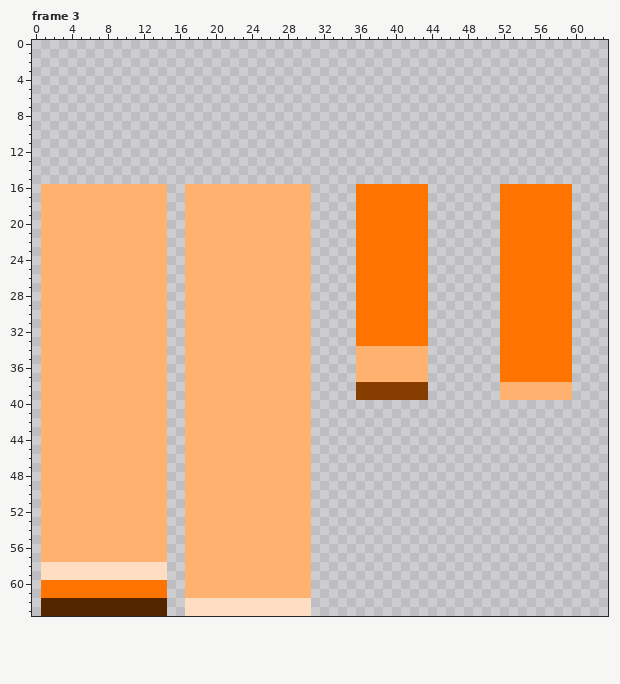
File history of a pixel-art file, data/piano64.aseprite. This is how it looked before the edit.
64x64 pixels, 7 frames. Shown: frame 3. The commit also changed other frames, which this record leaves out.
The result:
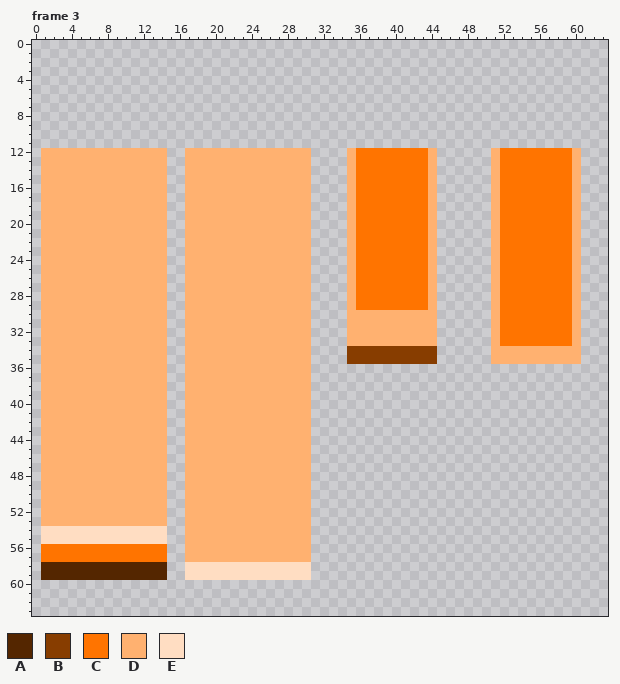
Palette (. is transparent): A #542600  B #873d00  C #ff7400  D #ffb170  E #ffddc2
The exact change:
Frame 3:
y 12..15: x 1..14 .............. -> DDDDDDDDDDDDDD; x 17..30 .............. -> DDDDDDDDDDDDDD; x 35..44 .......... -> DCCCCCCCCD; x 51..60 .......... -> DCCCCCCCCD
y 16..29: x 35 . -> D; x 44 . -> D; x 51 . -> D; x 60 . -> D
y 30..33: x 35..44 .CCCCCCCC. -> DDDDDDDDDD; x 51 . -> D; x 60 . -> D
y 34..35: x 35..44 .DDDDDDDD. -> BBBBBBBBBB; x 51..60 .CCCCCCCC. -> DDDDDDDDDD
y 36..37: x 36..43 DDDDDDDD -> ........; x 52..59 CCCCCCCC -> ........
y 38..39: x 36..43 BBBBBBBB -> ........; x 52..59 DDDDDDDD -> ........
y 54..55: x 1..14 DDDDDDDDDDDDDD -> EEEEEEEEEEEEEE
y 56..57: x 1..14 DDDDDDDDDDDDDD -> CCCCCCCCCCCCCC
y 58..59: x 1..14 EEEEEEEEEEEEEE -> AAAAAAAAAAAAAA; x 17..30 DDDDDDDDDDDDDD -> EEEEEEEEEEEEEE
y 60..61: x 1..14 CCCCCCCCCCCCCC -> ..............; x 17..30 DDDDDDDDDDDDDD -> ..............
y 62..63: x 1..14 AAAAAAAAAAAAAA -> ..............; x 17..30 EEEEEEEEEEEEEE -> ..............
Boxes around the changes in both pictures, in picture pixels (x1, y1, x2, y2):
changed: (41, 148, 437, 400)
changed: (491, 148, 581, 400)
changed: (41, 526, 311, 616)
